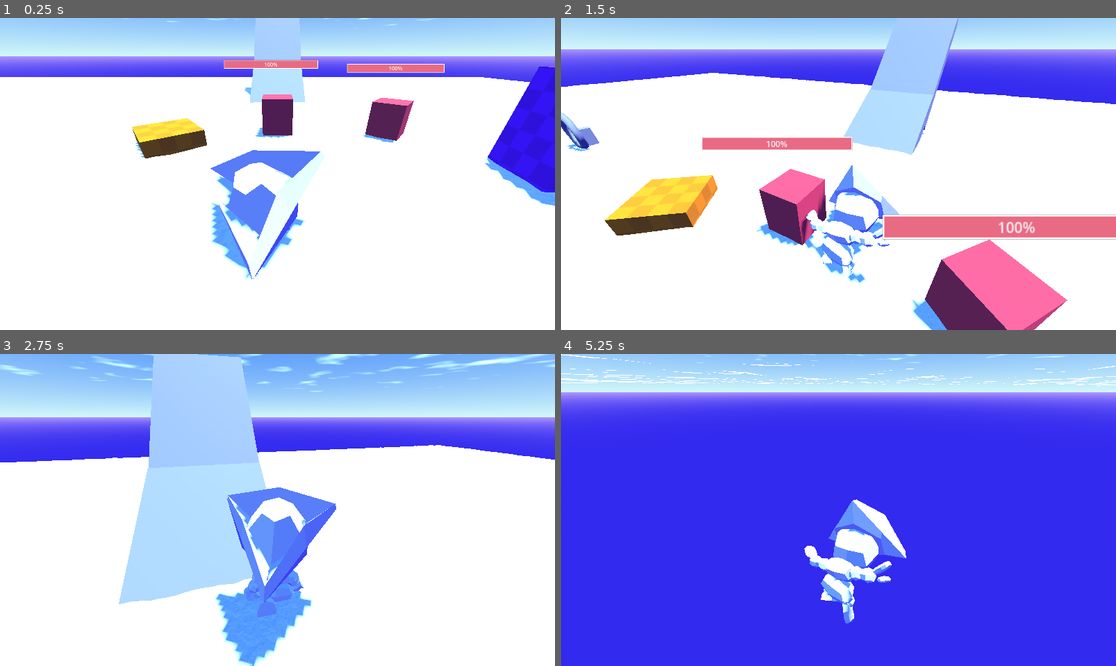
Above: before the commit, frames 1-4 (two rows, left to right).
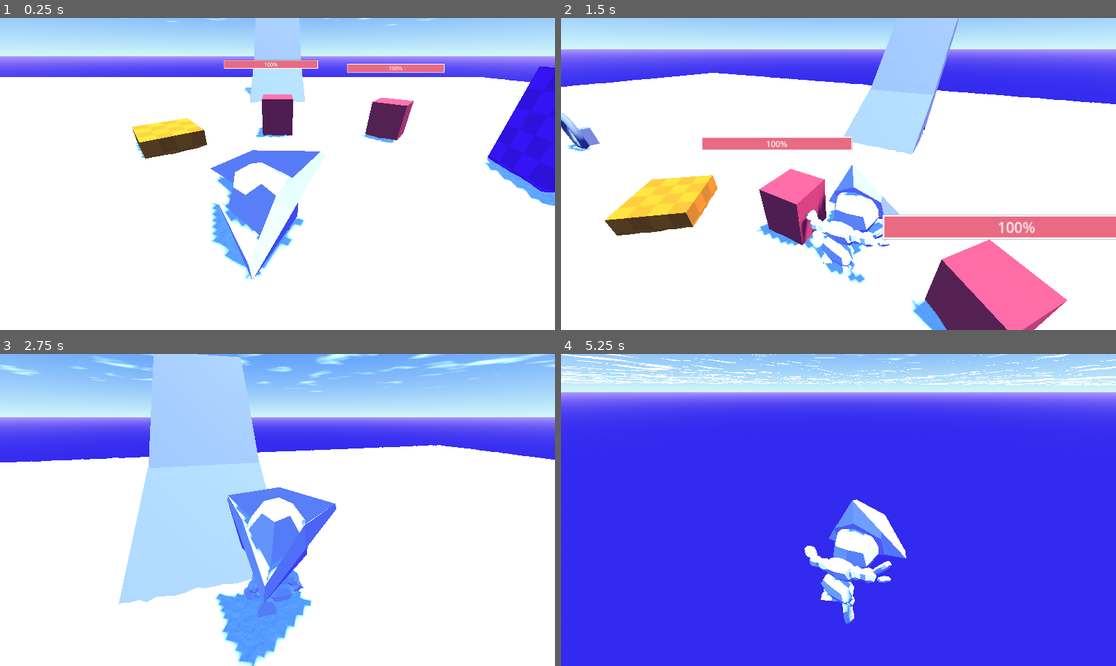
Above: after the commit, the same moments.

Repository: d4nmos/PirateGame
Game: Godot game, scene res://scenes/test.tscn
Two runs of this game, one before a commit and one after it. Both use one fixed random seed, a clock stepped at 60 frames per second and the inputs below.
Inputs (mouse positions are in pixels of both pictures, inside the frame that each line leads up to):
- Up to frame 1 (0.25 s): no input
- Up to frame 2 (1.5 s): move the mouse to (866, 174) at 0.52 s; hold W (forward) from 0.53 s (still down); tap E (interact) at 0.6 s; click (866, 174) at 0.67 s; tap Space (jump) at 0.77 s; move the mouse to (810, 174) at 1.27 s; tap Mouse wheel up (next_interact_object) at 1.35 s
- Up to frame 3 (2.75 s): keep holding W (forward); tap Space (jump) at 1.52 s; move the mouse to (288, 503) at 2.02 s; tap Mouse wheel down (prev_interact_object) at 2.1 s
- Up to frame 4 (5.25 s): keep holding W (forward); move the mouse to (832, 516) at 2.77 s; tap E (interact) at 2.85, 5.1 s; click (832, 516) at 2.92 s; tap Space (jump) at 3.02, 3.77, 4.52 s; move the mouse to (877, 513) at 3.52 s; tap Mouse wheel up (next_interact_object) at 3.6 s; move the mouse to (794, 506) at 4.27 s; tap Mouse wheel down (prev_interact_object) at 4.35 s; move the mouse to (844, 510) at 5.02 s; click (844, 510) at 5.17 s

The runs differ from the first frame. In frame 1, 0.2% of the frame differs, in the area x 24-100%, y 18-84%; in frame 2, 0.1%; in frame 3, 0.1%; in frame 4, 1.4%, in the area x 0-100%, y 0-11%.

Commit message:
Update WaterPlane.tscn

Diff:
--- a/scenes/WaterPlane.tscn
+++ b/scenes/WaterPlane.tscn
@@ -3,8 +3,8 @@
 [ext_resource type="Material" uid="uid://dln27dqstdflb" path="res://Shaders/Water.tres" id="1_j727g"]
 
 [sub_resource type="QuadMesh" id="QuadMesh_ldwmu"]
-subdivide_width = 200
-subdivide_depth = 200
+subdivide_width = 400
+subdivide_depth = 400
 orientation = 1
 
 [node name="WaterPlane" type="Node3D"]
